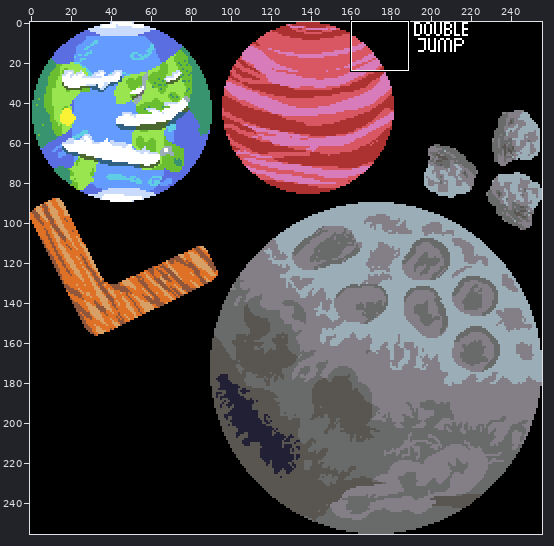
Pixel-art file, stored at built-to-scale/gfx/background.aseprite. Above: a wide view before the commit, with the close-up outlined.
Close-up. The starting point:
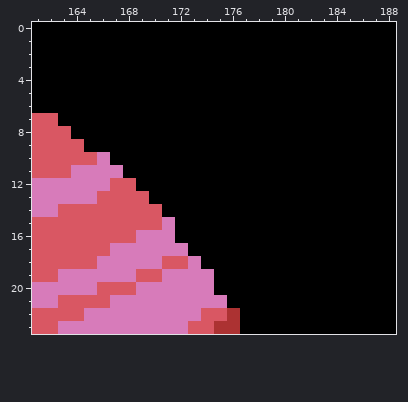
256x256 pixels, 1 frame. Shown: x 161..188, y 0..23.
After:
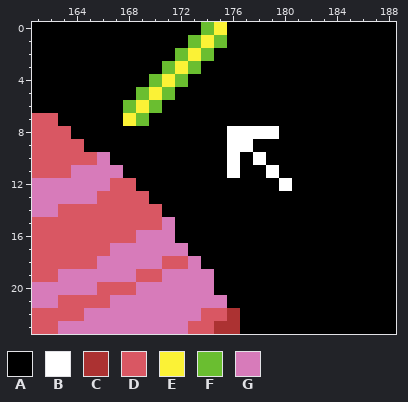
Palette (. is transparent): A #000000  B #ffffff  C #ac3232  D #d95763  E #fbf236  F #6abe30  G #d77bba
The edit:
Layer "Layer 2":
Colour B replaces colour A in row 8 at x 176 to 179; in row 9 at x 176 to 177; in row 10 at x 176 and 178; in row 11 at x 176 and 179; in row 12 at x 180.
Colour E replaces colour A in row 0 at x 175; in row 1 at x 174; in row 2 at x 173; in row 3 at x 172; in row 4 at x 171; in row 5 at x 170.
Colour E replaces colour A in row 6 at x 169; in row 7 at x 168.
Colour F replaces colour A in row 0 at x 174; in row 1 at x 173 and 175; in row 2 at x 172 and 174; in row 3 at x 171 and 173; in row 4 at x 170 and 172; in row 5 at x 169 and 171.
Colour F replaces colour A in row 6 at x 168 and 170; in row 7 at x 169.
Where, in picture pixels (left, top, right, bottom), the same in both close-ups:
changed: (123, 22, 292, 191)
